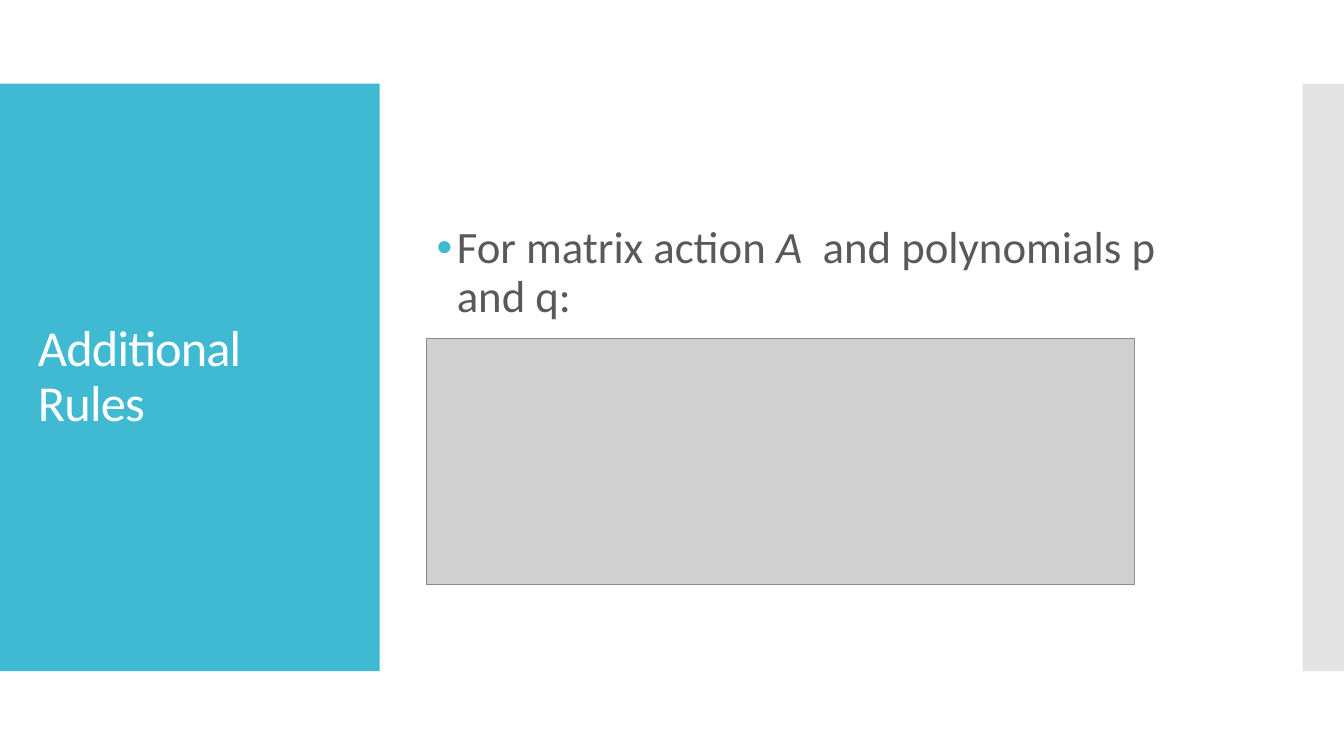
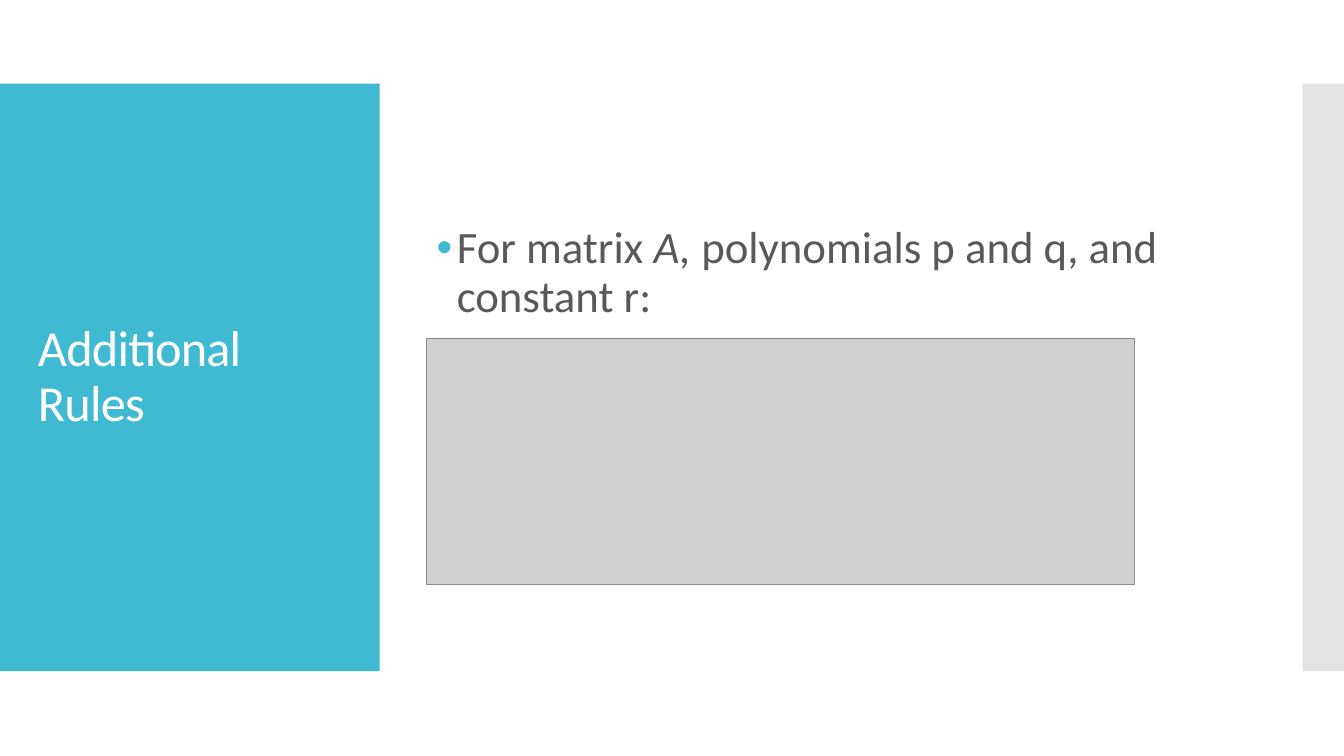
Before and after one commit to mrb113/MathematicsCapstone, a slide deck: slide 8 of Matrix Actions on Bivariate Polynomials.pptx. Drawn at 1344x756 pixels with LibreOffice and Linux fonts; fonts in the diff are those of the drawing; grey boxes stand for pictures. Boxes give left, top, right and bottom in pixels: in the first picture for what was removed or moved away, otherwise in the second. Text is boxed around its words. In the diff, an @@ line names an element or a change of style, - is before the commit and + after.

```diff
--- a/Matrix Actions on Bivariate Polynomials.pptx
+++ b/Matrix Actions on Bivariate Polynomials.pptx
@@ text at (457, 232, 1158, 313): text changed @@
-• For matrix action A and polynomials p and q:
+• For matrix A, polynomials p and q, and constant r:
```
Also in this commit, not shown: 10 other slides changed, 2 slides removed.
